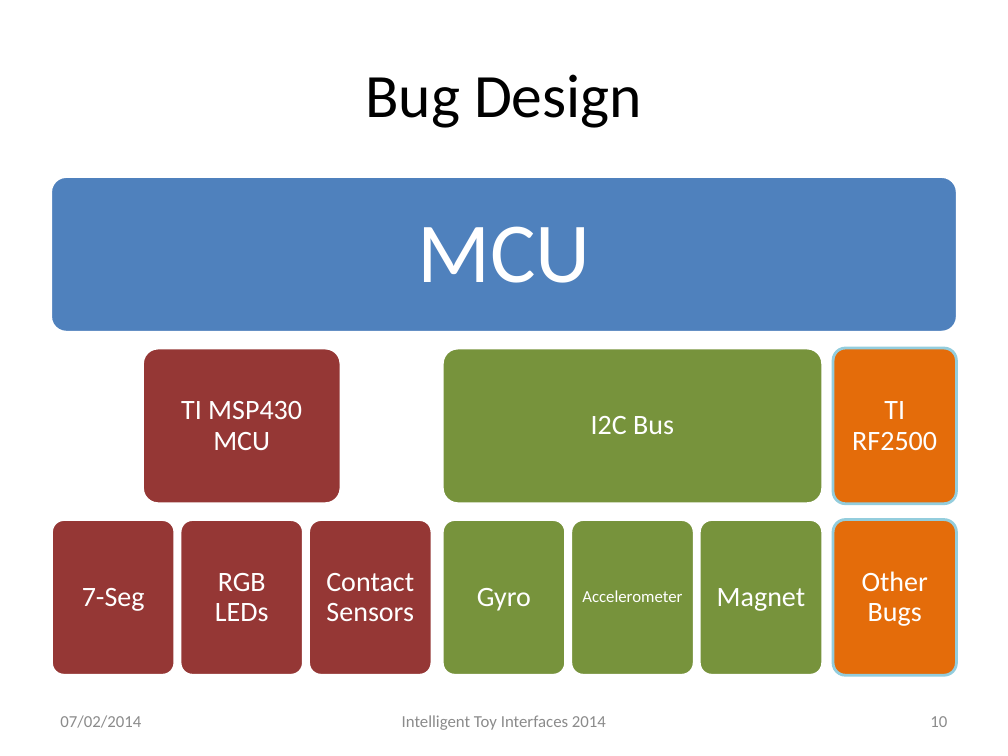
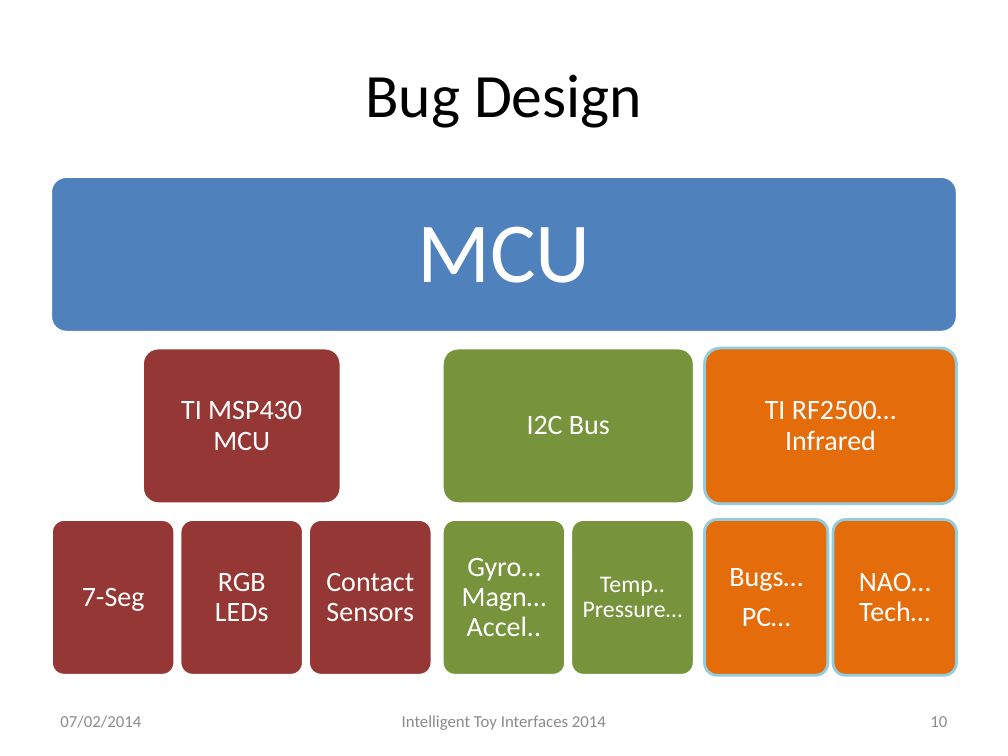
Before and after one commit to AlexJaeger/presfyp, a slide deck: slide 10 of Presentation.pptx. Drawn at 1008x756 pixels with LibreOffice and Linux fonts; fonts in the diff are those of the drawing; background and template pictures are left out. Boxes give left, top, right and bottom in pixels: in the first picture for what was removed or moved away, otherwise in the second. Text is boxed around its words. In the diff, an @@ line names an element or a change of style, - is before the commit and + after.

Commit message:
slides

```diff
--- a/Presentation.pptx
+++ b/Presentation.pptx
@@ rounded rectangle: place and size @@
-rounded rectangle at [443, 348, 823, 503]
+rounded rectangle at [443, 348, 695, 503]
@@ text "I2C Bus": place and size @@
-text "I2C Bus" at [591, 416, 674, 434]
+text "I2C Bus" at [527, 416, 610, 434]
@@ rounded rectangle: place and size @@
-rounded rectangle at [833, 348, 956, 503]
+rounded rectangle at [705, 348, 957, 503]
@@ text at [765, 401, 896, 451]: text changed @@
-TI RF2500
+TI RF2500… Infrared
@@ rounded rectangle: place and size @@
-rounded rectangle at [700, 519, 823, 674]
+rounded rectangle at [705, 519, 828, 674]
@@ rounded rectangle at [705, 519, 828, 674]: fill #77933C to #E46C0A; outline #FFFFFF 2 pt to #93CDDD 2 pt @@
@@ text at [462, 558, 547, 636]: text changed @@
-Gyro
+Gyro… Magn… Accel..
@@ text at [729, 568, 802, 626]: text changed @@
-Other Bugs
+Bugs…
+PC…
@@ text at [583, 576, 683, 617]: text changed; size 12 to 17 pt @@
-Accelerometer
+Temp.. Pressure…
@@ text removed at [717, 588, 805, 611] @@
-Magnet
@@ text added at [859, 573, 931, 621], 20 pt, text #FFFFFF @@
+NAO… Tech…
```
Also in this commit, not shown: 1 slide added, 1 other file.
